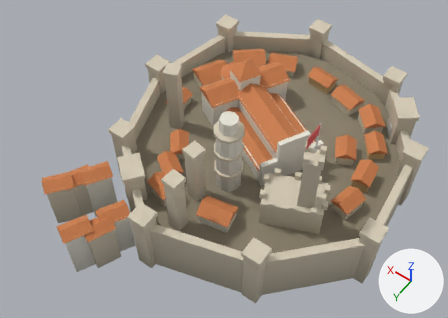
Before and after pictures for a commit that changed the glTF model game/assets/models/settlements/city_med_b.glb.
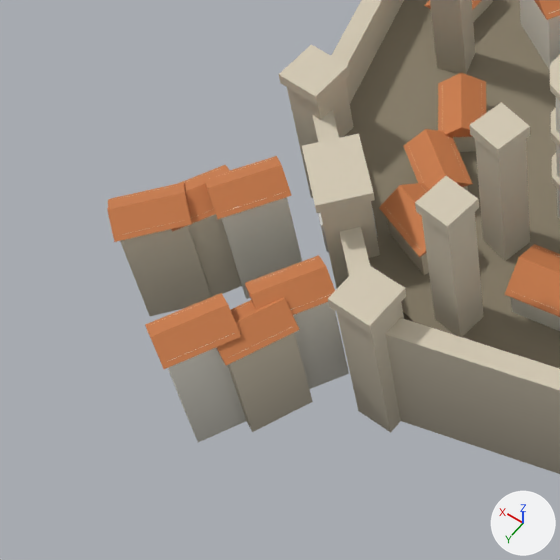
There are two pictures of each version: one whole from a camera (50 mm lens) standing at (-1.8, 3.16, 4.41) and looking at (0.06, 0.55, 0.31), one close up on the part from 0% to 49% of the width and 32% to 100% of the height. The axes (+X, +Y, +Z) are drawn at lower right. The lights are the same throughout. The last two pictures show the newer version. Vertices at exactly the same position are counted once.

In view in the first close-up: 'city_med_b'.
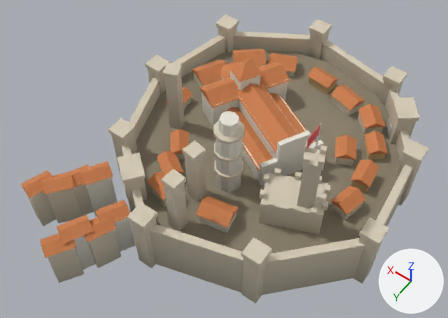
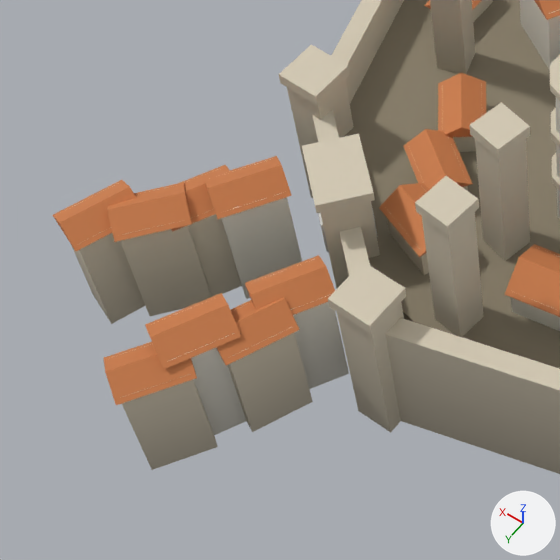
Boxes [x1, y1, x2, y2] around the edits, measured in the close-ups (560 x 560 px):
```json
{"object": "city_med_b", "change": "reshaped", "before": [107, 0, 560, 474], "after": [53, 0, 560, 474]}
{"part": 1, "of": "me_cylinder", "change": "added", "after": [71, 183, 145, 324], "on screen": "brown"}
{"part": 2, "of": "me_cylinder", "change": "added", "after": [120, 344, 218, 470]}
{"part": 3, "of": "me_cylinder", "change": "added", "after": [53, 180, 136, 251], "on screen": "orange"}
{"part": 4, "of": "me_cylinder", "change": "added", "after": [104, 342, 197, 405], "on screen": "orange"}
```

The change, as JSON lines over the scene's bpy script:
```json
{"block": "me_cylinder", "where": "# used by ob_city_med_b; location = (0.0, 0.0, -0.165)"}
{"op": "remove", "block": "me_cylinder", "code": "me_cylinder.from_pydata(...)  # 995 vertices, 1512 faces; spans x -1.37..1.31, y -1.43..1.87, z -0.19..1.39"}
{"op": "add", "block": "me_cylinder", "code": "me_cylinder.from_pydata(...)  # 1023 vertices, 1552 faces; spans x -1.37..1.39, y -1.43..2.03, z -0.19..1.39"}
{"block": "me_cylinder", "change": "me_cylinder part 1: the loose piece of 8 vertices spanning x 1.01..1.26, y 1.33..1.59, z -0.19..0.31 is copied, and the copy is turned 19.4 degrees about the z axis through its middle and scaled by 0.989, then moved by (0.13, 0.1, 0.0); it spans x 1.16..1.37, y 1.44..1.69, z -0.18..0.3"}
{"block": "me_cylinder", "change": "me_cylinder part 2: the loose piece of 8 vertices spanning x 0.43..0.67, y 1.29..1.56, z -0.19..0.31 is copied, and the copy is moved by (0.17, 0.46, -0.01), in mat_limestone; it spans x 0.6..0.85, y 1.75..2.01, z -0.19..0.29"}
{"block": "me_cylinder", "change": "me_cylinder part 3: the loose piece of 6 vertices spanning x 0.99..1.29, y 1.31..1.61, z 0.3..0.35 is copied, and the copy is turned 19.4 degrees about the z axis through its middle, then moved by (0.13, 0.1, -0.01); it spans x 1.14..1.39, y 1.42..1.71, z 0.29..0.35"}
{"block": "me_cylinder", "change": "me_cylinder part 4: the loose piece of 6 vertices spanning x 0.79..1.07, y 1.06..1.37, z 0.32..0.38 is copied, and the copy is moved by (-0.2, 0.67, -0.04); it spans x 0.58..0.87, y 1.72..2.03, z 0.28..0.34"}
```
